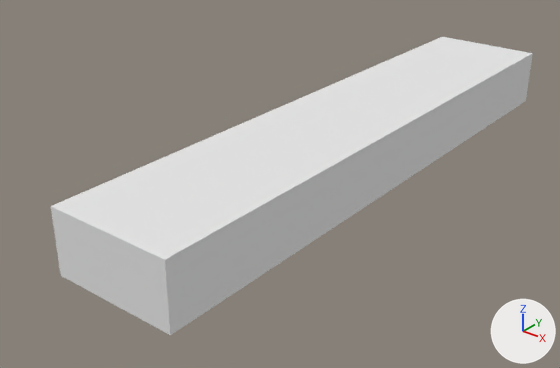
The Blender file TMF-files/testGrinderSpinner.blend, before and after one commit.
Both versions are drawn from a 50 mm camera at (14.46, -17.85, 18.39) aimed at (7.45, -9.09, 12.96). The lights are fixed; the arrows at lower right show +X, +Y and +Z.
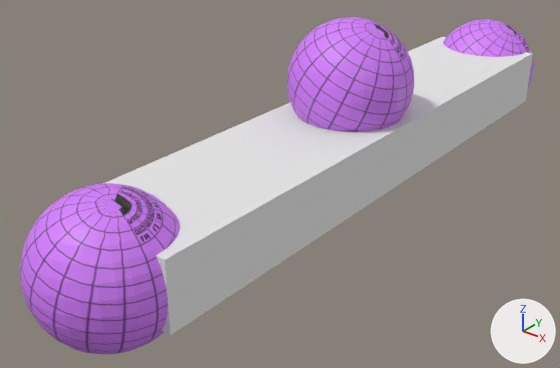
Commit message: Spheres motha'fookah!

The edits, one by one:
Picture 'machines.png' (img_machines_png) is new.
Material 'machines.png' (mat_machines_png) is new.
Its texture is img_machines_png.
Mesh me_sphere is new.
It is a UV sphere (32 segments, 16 rings, poles along z) spanning x -1.0..1.0, y -1.0..1.0, z -1.0..1.0.
It uses material mat_machines_png (picture img_machines_png).
Mesh me_sphere_001 is new.
It is a UV sphere (32 segments, 16 rings, poles along z) spanning x -1.0..1.0, y -1.0..1.0, z -1.0..1.0.
It uses material mat_machines_png (picture img_machines_png).
Object 'Sphere' (ob_sphere) is new; it shows me_sphere.
Its location is (8.0, -3.0, 13.5).
Object 'Sphere.001' (ob_sphere_001) is new; it shows me_sphere_001.
Its location is (8.0, -13.0, 13.5).
Object 'Sphere.002' (ob_sphere_002) is new; it shows a copy of me_sphere.
Its location is (8.0, -8.0, 14.5).

What differs and where, as boxes [x1, y1, x2, y2] in the pictures (560 x 368 px):
'Sphere.001', added (purple)
    after: [20, 183, 180, 354]
'Sphere.002', added (purple)
    after: [287, 17, 414, 132]
'Sphere', added (purple)
    after: [443, 19, 533, 87]
